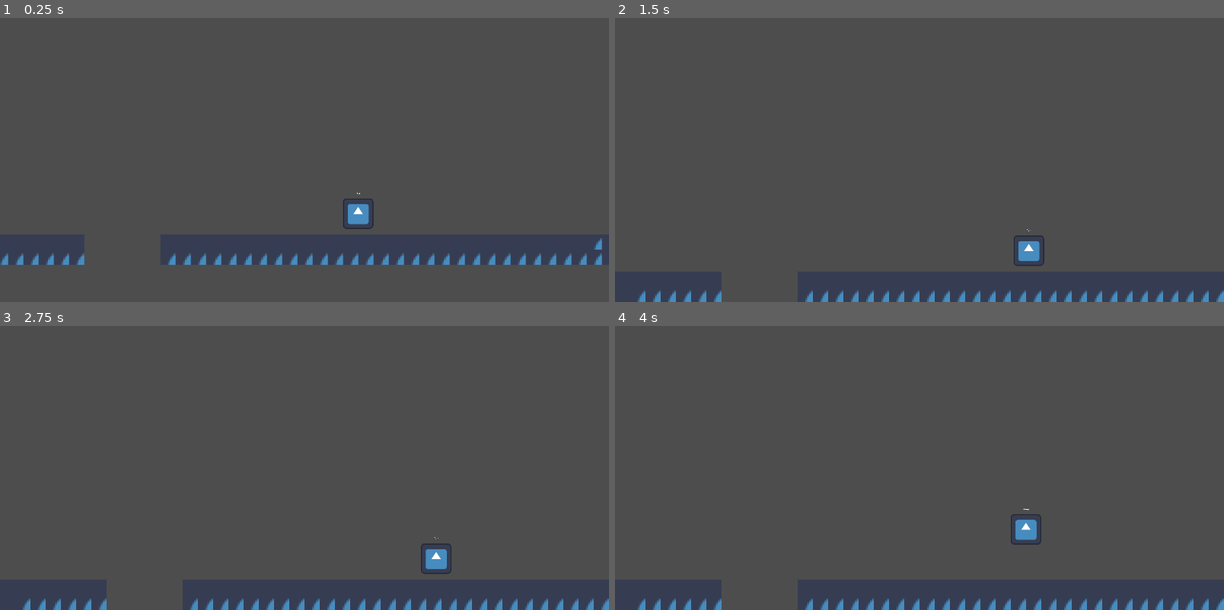
Above: before the commit, frames 1-4 (two rows, left to right).
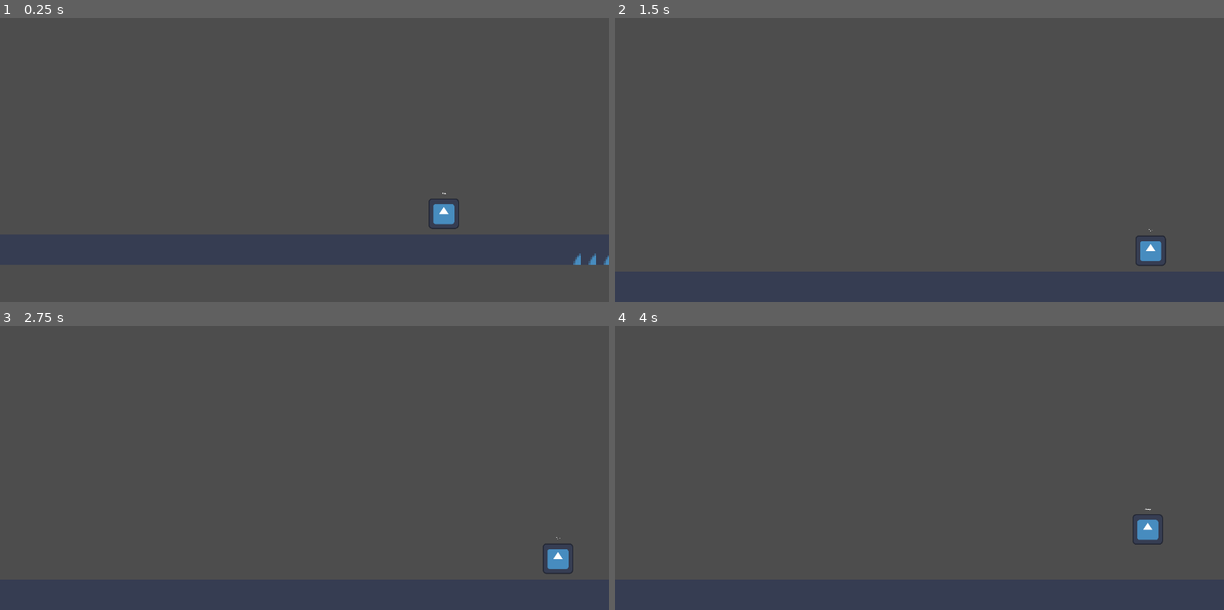
Above: after the commit, the same moments.

Repository: PoorCoconut/GamedevJS-Jam
Game: Godot game, scene res://game_scenes/worlds/CamTest.tscn
Two runs of this game, one before a commit and one after it. Both use one fixed random seed, a clock stepped at 60 frames per second and the inputs below. This scene is started directly instead of the project's main scene. The engine's default icon, where the game draws it, is replaced by a stand-in: a white triangle on a blue panel in a dark square. Sound files missing from this copy of the repository are replaced by a short silence.
Inputs (mouse positions are in pixels of both pictures, inside the frame that each line leads up to):
- Up to frame 1 (0.25 s): no input
- Up to frame 2 (1.5 s): tap Enter at 0.5 s; move the mouse to (1053, 114) at 0.52 s; hold D (move_right) 0.53-1.25 s; click (1053, 114) at 0.67 s; tap W (move_up) at 0.77 s; drag from (797, 148) to (1016, 242) at 1.27 s
- Up to frame 3 (2.75 s): move the mouse to (365, 362) at 2.02 s; hold A (move_left) from 2.03 s (still down)
- Up to frame 4 (4 s): release A (move_left) at 2.75 s; drag from (889, 507) to (1053, 558) at 2.77 s; move the mouse to (1102, 490) at 3.52 s; hold D (move_right) from 3.53 s (still down); tap W (move_up) at 3.77 s

The runs differ from the first frame. In frame 1, 2.0% of the frame differs, in the area x 0-100%, y 61-87%; in frame 2, 1.8%; in frame 3, 1.9%; in frame 4, 1.9%.

Commit message:
updated cam test to include vertical lookahead
When jumping or falling, the camera also looks ahead

Diff:
--- a/game_scenes/worlds/CamTest.tscn
+++ b/game_scenes/worlds/CamTest.tscn
@@ -150,6 +150,9 @@
 [sub_resource type="RectangleShape2D" id="RectangleShape2D_ji3no"]
 size = Vector2(960, 352)
 
+[sub_resource type="RectangleShape2D" id="RectangleShape2D_r31nx"]
+size = Vector2(408, 352)
+
 [node name="CamTest" type="Node2D" unique_id=1496001138]
 
 [node name="TileMapLayer" type="TileMapLayer" parent="." unique_id=1305912070]
@@ -159,9 +162,10 @@
 [node name="WorldCameraComponent" parent="." unique_id=1725945058 node_paths=PackedStringArray("target") instance=ExtResource("2_ji3no")]
 camera_mode = 2
 target = NodePath("../PlatformerPlayer")
+lookahead_distance = Vector2(60, 60)
 
 [node name="PlatformerPlayer" parent="." unique_id=240714517 instance=ExtResource("3_r31nx")]
-position = Vector2(72, -8)
+position = Vector2(-184, -8)
 
 [node name="CameraLimitZoneComponent" parent="." unique_id=276472449 instance=ExtResource("4_twnyn")]
 
@@ -181,6 +185,13 @@
 position = Vector2(-608, -160)
 shape = SubResource("RectangleShape2D_ji3no")
 
+[node name="CameraLimitZoneComponent4" parent="." unique_id=2114653228 instance=ExtResource("4_twnyn")]
+
+[node name="CollisionShape2D" parent="CameraLimitZoneComponent4" index="0" unique_id=282465000]
+position = Vector2(-52, 192)
+shape = SubResource("RectangleShape2D_r31nx")
+
 [editable path="CameraLimitZoneComponent"]
 [editable path="CameraLimitZoneComponent2"]
 [editable path="CameraLimitZoneComponent3"]
+[editable path="CameraLimitZoneComponent4"]
--- a/systems/World Camera Component/world_camera_component.gd
+++ b/systems/World Camera Component/world_camera_component.gd
@@ -15,7 +15,7 @@
 
 @export_group("Platformer Settings")
 ## How far the camera looks ahead in the facing direction
-@export var lookahead_distance: float = 60.0
+@export var lookahead_distance: Vector2 = Vector2(60.0, 40.0)
 ## How fast the camera shifts its lookahead
 @export var lookahead_speed: float = 3.0
 ## The box where the player can move without moving the camera anchor
@@ -70,7 +70,7 @@
 			_update_platformer_camera(delta)
 
 func _update_platformer_camera(delta: float) -> void:
-	# 1 & 2. The Deadzone (Focus Position)
+	#Camera Deadzone
 	var dist_x = target.global_position.x - focus_position.x
 	if abs(dist_x) > deadzone_size.x:
 		focus_position.x += dist_x - (sign(dist_x) * deadzone_size.x)
@@ -79,14 +79,22 @@
 	if abs(dist_y) > deadzone_size.y:
 		focus_position.y += dist_y - (sign(dist_y) * deadzone_size.y)
 
-	# Lookahead based on player velocity
-	var target_lookahead_x = 0.0
+	var target_lookahead = Vector2.ZERO
+
+	#Horizontal
 	if target.velocity.x > 10:
-		target_lookahead_x = lookahead_distance
+		target_lookahead.x = lookahead_distance.x
 	elif target.velocity.x < -10:
-		target_lookahead_x = -lookahead_distance
+		target_lookahead.x = -lookahead_distance.x
 
-	current_lookahead.x = lerpf(current_lookahead.x, target_lookahead_x, delta * lookahead_speed)
+	#Vertical
+	if target.velocity.y > 10: # Falling down
+		target_lookahead.y = lookahead_distance.y
+	elif target.velocity.y < -10: # Jumping up
+		target_lookahead.y = -lookahead_distance.y
+
+	current_lookahead.x = lerpf(current_lookahead.x, target_lookahead.x, delta * lookahead_speed)
+	current_lookahead.y = lerpf(current_lookahead.y, target_lookahead.y, delta * lookahead_speed)
 
 	var target_pos = focus_position + current_lookahead
 
